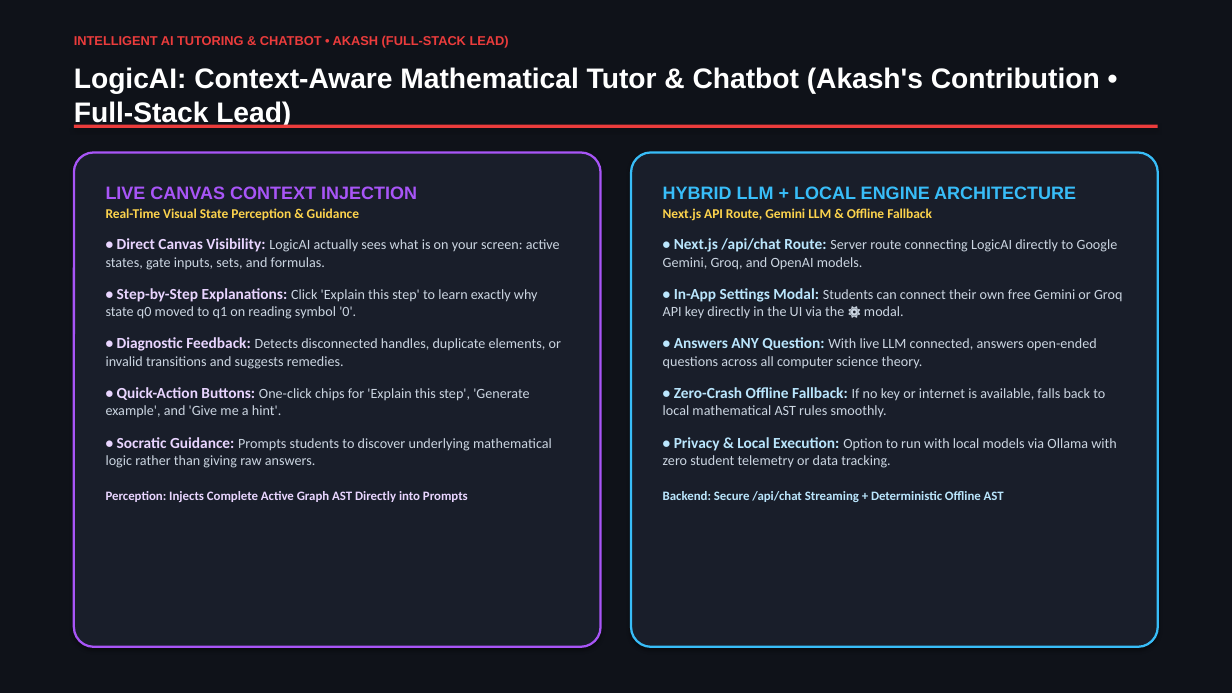
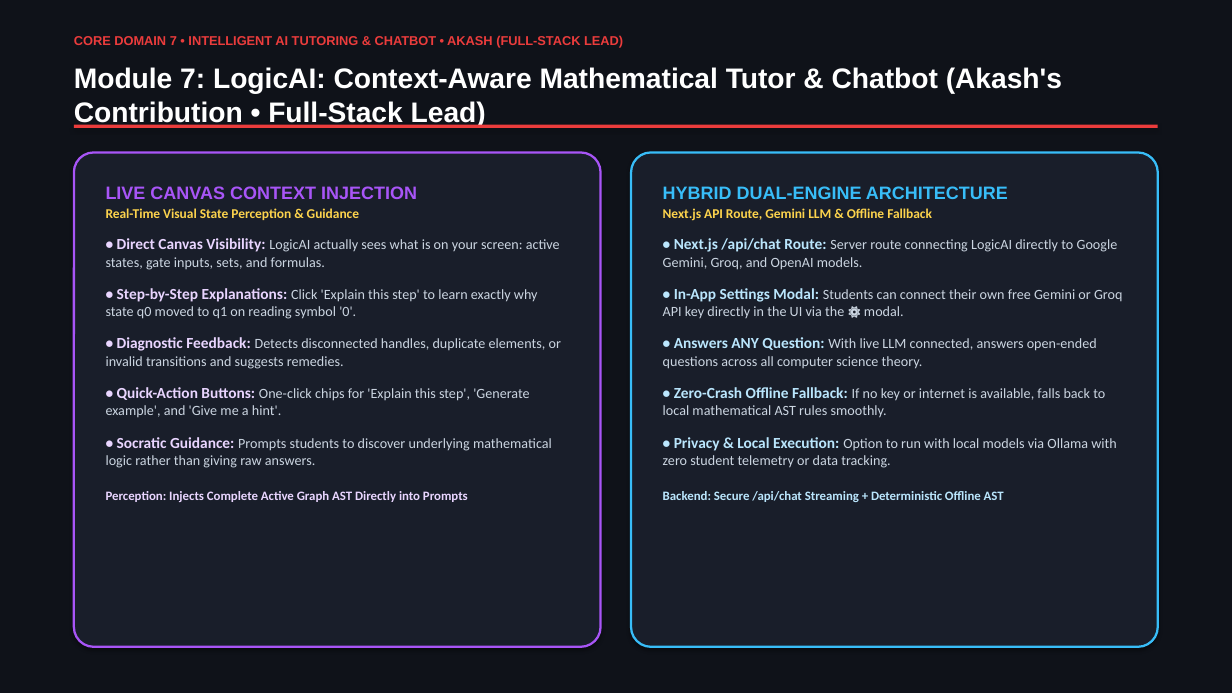
Before and after one commit to akash20065ray-sys/Logic_verse, a slide deck: slide 11 of LogicVerse_Presentation_With_Names.pptx (slide 10 before the commit). Drawn at 1232x693 pixels with LibreOffice and Linux fonts; fonts in the diff are those of the drawing. Boxes give left, top, right and bottom in pixels: in the first picture for what was removed or moved away, otherwise in the second. Text is boxed around its words. In the diff, an @@ line names an element or a change of style, - is before the commit and + after.

Commit message:
Position Regex and CFG as dedicated Module 5 slide for Krishna before Automata and Chatbot

```diff
--- a/LogicVerse_Presentation_With_Names.pptx
+++ b/LogicVerse_Presentation_With_Names.pptx
@@ text at (74,35,623,48): text changed @@
-INTELLIGENT AI TUTORING & CHATBOT • AKASH (FULL-STACK LEAD)
+CORE DOMAIN 7 • INTELLIGENT AI TUTORING & CHATBOT • AKASH (FULL-STACK LEAD)
@@ text at (74,67,1062,128): text changed @@
-LogicAI: Context-Aware Mathematical Tutor & Chatbot (Akash's Contribution • Full-Stack Lead)
+Module 7: LogicAI: Context-Aware Mathematical Tutor & Chatbot (Akash's Contribution • Full-Stack Lead)
@@ text in rounded rectangle at (663,186,1008,199): text changed @@
-HYBRID LLM + LOCAL ENGINE ARCHITECTURE
+HYBRID DUAL-ENGINE ARCHITECTURE
```
Also in this commit, not shown: 2 other slides changed, 2 other files.
